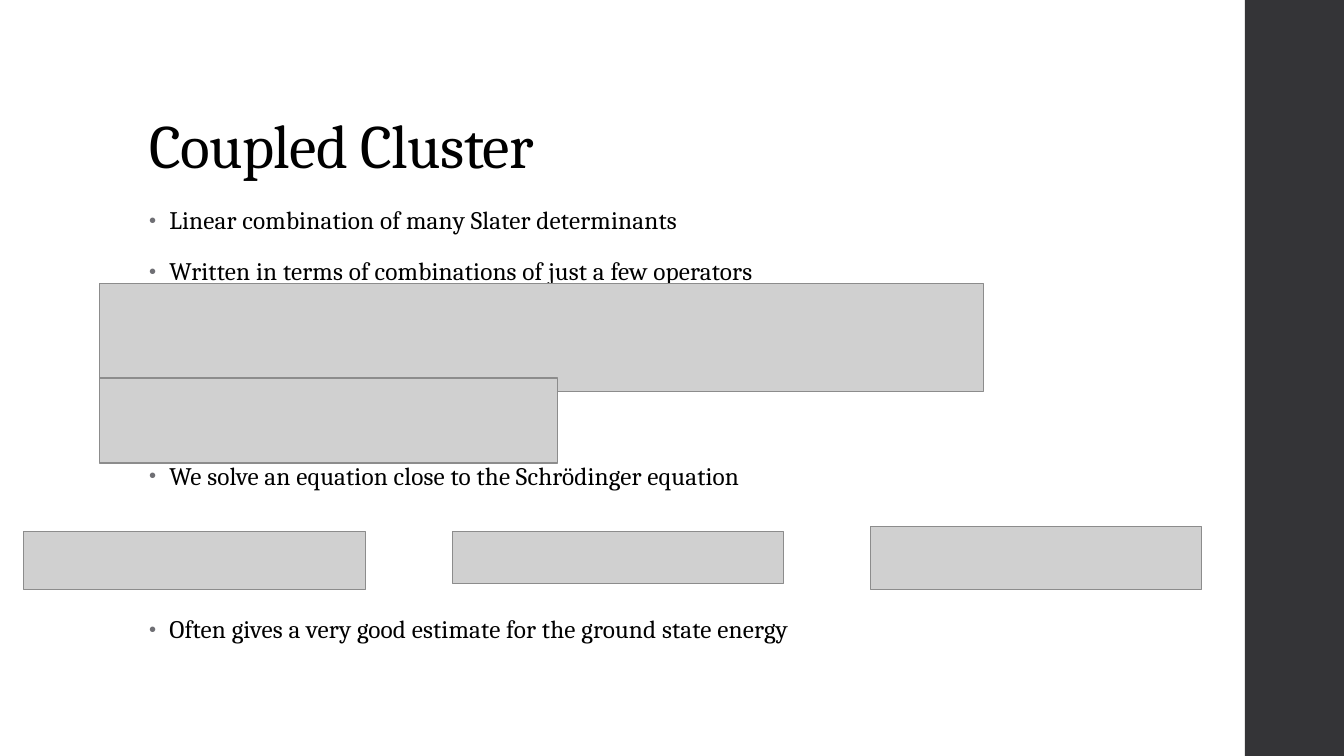
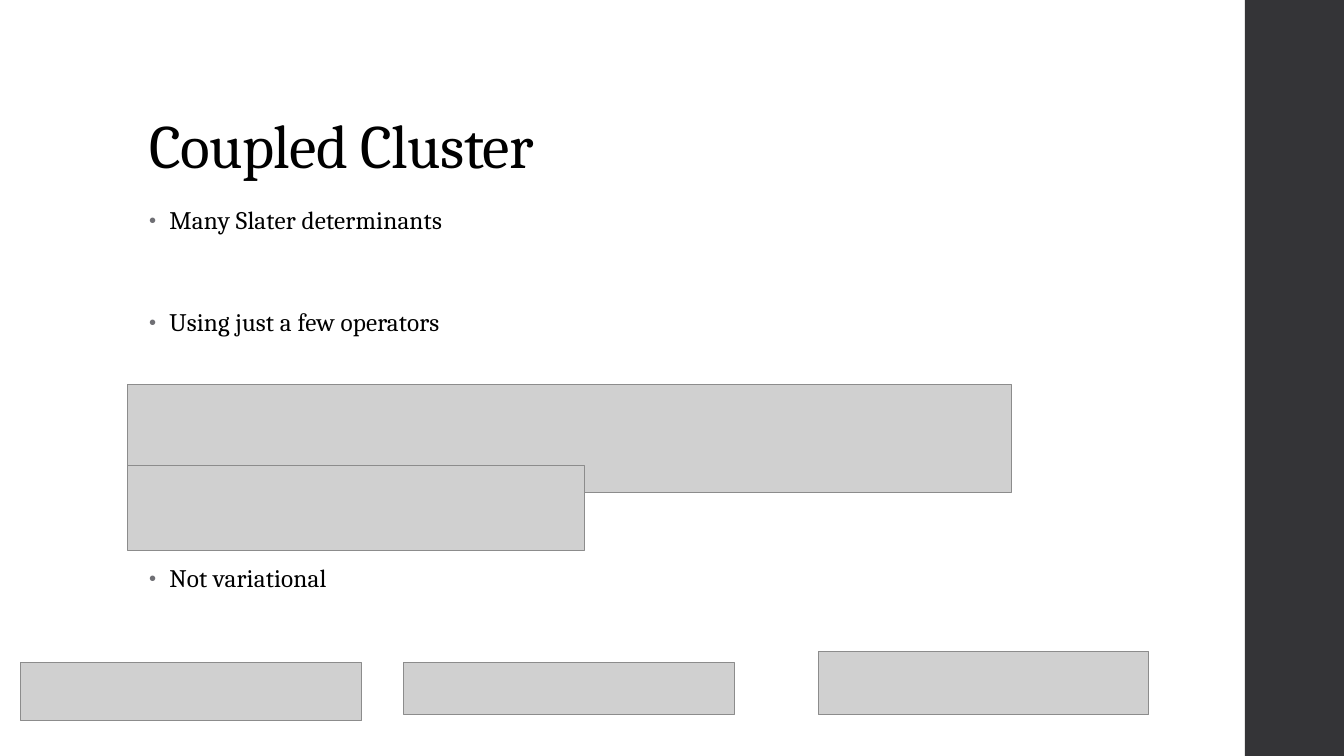
Before and after one commit to KarlHenrik/ComputationalPhysicsMaster, a slide deck: slide 7 of Thesis/Thesis Presentation.pptx. Drawn at 1344x756 pixels with LibreOffice and Linux fonts; fonts in the diff are those of the drawing; grey boxes stand for pictures. Boxes give left, top, right and bottom in pixels: in the first picture for what was removed or moved away, otherwise in the second. Text is boxed around its words. In the diff, an @@ line names an element or a change of style, - is before the commit and + after.

```diff
--- a/Thesis/Thesis Presentation.pptx
+++ b/Thesis/Thesis Presentation.pptx
@@ text at [169,211,442,588]: text changed @@
-• Linear combination of many Slater determinants
-• Written in terms of combinations of just a few operators
-• We solve an equation close to the Schrödinger equation
-• Often gives a very good estimate for the ground state energy
+• Many Slater determinants
+• Using just a few operators
+• Not variational
@@ picture: place and size @@
-picture at [99,283,983,391]
+picture at [127,384,1011,492]
@@ picture: place and size @@
-picture at [99,378,557,463]
+picture at [127,465,585,549]
@@ picture: place and size @@
-picture at [871,526,1202,590]
+picture at [819,651,1149,715]
@@ picture: place and size @@
-picture at [24,531,366,590]
+picture at [20,662,362,721]
@@ picture: place and size @@
-picture at [453,531,783,584]
+picture at [404,662,735,715]
```
Also in this commit, not shown: 10 other slides changed, 6 slides added, 7 slides removed, 1 other file.
